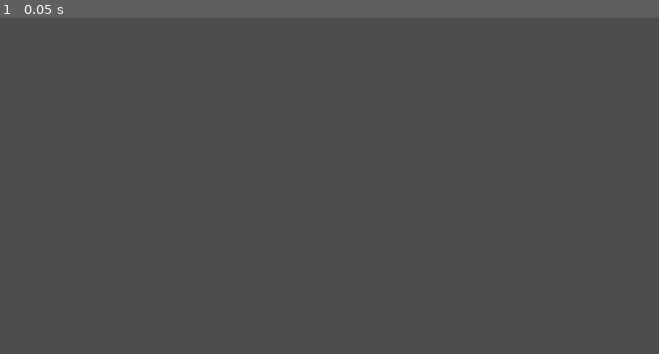
Above: before the commit, frame 1.
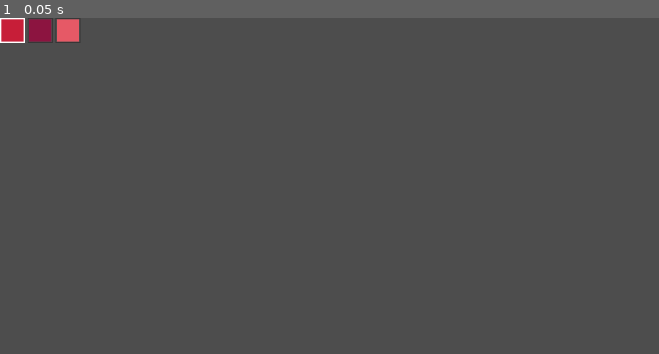
Above: after the commit, the same moment.

Repository: anshagarova/FAMU-Game-Jam-2026
Game: Godot game, scene res://Scripts/Scene.tscn
Two runs of this game, one before a commit and one after it. Both use one fixed random seed, a clock stepped at 60 frames per second and the inputs below. The project has no main scene, so this scene is started directly.
Inputs:
- Up to frame 1 (0.05 s): no input

The runs differ from the first frame. In frame 1, 0.7% of the frame differs, in the area x 0-12%, y 0-8%.

Commit message:
Added scripts for two brushes and a color pallet

Diff:
--- a/Scripts/Scene.tscn
+++ b/Scripts/Scene.tscn
@@ -1,6 +1,20 @@
 [gd_scene format=3 uid="uid://bdh7najgc4eup"]
 
-[ext_resource type="Script" uid="uid://b7mnjofsqo2rw" path="res://Scripts/makeup_brush_soft.gd" id="1_14o72"]
+[ext_resource type="Script" uid="uid://b7mnjofsqo2rw" path="res://Scripts/makeup_brush_soft.gd" id="1_pjifk"]
+[ext_resource type="Script" uid="uid://c41lmpi2r4qhm" path="res://Scripts/pallet.gd" id="2_mx7i8"]
+[ext_resource type="Script" uid="uid://bx83igllljdg" path="res://Scripts/controller.gd" id="3_pjifk"]
 
-[node name="Node2D" type="Node2D" unique_id=1566636509]
-script = ExtResource("1_14o72")
+[node name="Node2D" type="Node2D" unique_id=1749975836]
+
+[node name="Brush" type="Node2D" parent="." unique_id=1683283584 node_paths=PackedStringArray("palette")]
+script = ExtResource("1_pjifk")
+palette = NodePath("../Pallet")
+
+[node name="Pallet" type="Control" parent="." unique_id=1676433088]
+layout_mode = 3
+anchors_preset = 0
+script = ExtResource("2_mx7i8")
+
+[node name="Controller" type="Node2D" parent="." unique_id=4187562]
+script = ExtResource("3_pjifk")
+brush_node = NodePath("../Brush")
--- /dev/null
+++ b/Scripts/controller.gd
@@ -0,0 +1,19 @@
+extends Node2D
+
+@export var brush_node: NodePath
+var brush: Node = null
+
+func _ready():
+	brush = get_node(brush_node)
+
+func _input(event):
+	if not brush:
+		return
+
+	if event is InputEventMouseButton and event.button_index == MOUSE_BUTTON_LEFT:
+		if event.pressed:
+			brush.start_painting(event.position)
+		else:
+			brush.stop_painting()
+	elif event is InputEventMouseMotion:
+		brush.paint_motion(event.position)
--- a/Scripts/makeup_brush_lipstick.gd
+++ b/Scripts/makeup_brush_lipstick.gd
@@ -1,13 +1,12 @@
-@tool
 extends Node2D
 
-@export var brush_color: Color = Color(0.78, 0.12, 0.22, 1.0)
 @export var brush_radius: float = 10.0
-@export var softness: float = 0.20
+@export var softness: float = 0.2
 @export var bristle_count: int = 50
 @export var max_alpha: float = 0.45
 @export var spacing: float = 1.0
-@export var erase_mode: bool = false
+var brush_color: Color = Color(0.78, 0.12, 0.22, 1.0)
+var erase_mode: bool = false
 
 var _canvas: Image
 var _texture: ImageTexture
@@ -16,12 +15,20 @@
 var _last_pos: Vector2 = Vector2.INF
 var _painting: bool = false
 
+@export var palette: Node
+
 func _ready() -> void:
 	_rng.randomize()
 	_init_canvas()
 
-func _init_canvas() -> void:
-	var vp_size := get_viewport_rect().size
+	if palette != null:
+		palette.color_changed.connect(func(c: Color): brush_color = c)
+		print("MakeupBrush: connected to palette")
+	else:
+		push_warning("MakeupBrush: no palette assigned in Inspector")
+
+func _init_canvas():
+	var vp_size = get_viewport_rect().size
 	_canvas = Image.create(int(vp_size.x), int(vp_size.y), false, Image.FORMAT_RGBA8)
 	_canvas.fill(Color(0, 0, 0, 0))
 	_texture = ImageTexture.create_from_image(_canvas)
@@ -31,79 +38,71 @@
 	_sprite.position = Vector2.ZERO
 	add_child(_sprite)
 
-func _input(event: InputEvent) -> void:
-	if event is InputEventMouseButton and event.button_index == MOUSE_BUTTON_LEFT:
-		_painting = event.pressed
-		if _painting:
-			_last_pos = Vector2.INF
-	if event is InputEventMouseMotion and _painting:
-		_try_stamp(event.position)
-	if event is InputEventMouseButton and event.pressed and event.button_index == MOUSE_BUTTON_LEFT:
-		_try_stamp(event.position)
+func set_brush_color(c: Color):
+	brush_color = c
 
-func _try_stamp(pos: Vector2) -> void:
+func set_erase_mode(active: bool):
+	erase_mode = active
+
+func start_painting(pos: Vector2):
+	_painting = true
+	_last_pos = Vector2.INF
+	_try_stamp(pos)
+
+func stop_painting():
+	_painting = false
+
+func paint_motion(pos: Vector2):
+	if _painting:
+		_try_stamp(pos)
+
+func _try_stamp(pos: Vector2):
 	if _last_pos.distance_to(pos) >= spacing or _last_pos == Vector2.INF:
 		_stamp(pos)
 		_last_pos = pos
 
-func _stamp(center: Vector2) -> void:
+func _stamp(center: Vector2):
 	for i in bristle_count:
-		var angle := _rng.randf() * TAU
-
-		var t := sqrt(_rng.randf())
-		var dist := t * brush_radius
-
-		var rim_t := dist / brush_radius
-		var fade_start := 1.0 - softness
-		var soft_factor: float
-		if rim_t <= fade_start:
-			soft_factor = 1.0
-		else:
-			soft_factor = 1.0 - (rim_t - fade_start) / max(softness, 0.001)
-
-		var alpha := max_alpha * soft_factor
-		alpha *= _rng.randf_range(0.85, 1.0)
-
+		var angle = _rng.randf() * TAU
+		var t = sqrt(_rng.randf())
+		var dist = t * brush_radius
+		var rim_t = dist / brush_radius
+		var fade_start = 1.0 - softness
+		var soft_factor = 1.0 if rim_t <= fade_start else 1.0 - (rim_t - fade_start)/max(softness, 0.001)
+		var alpha = max_alpha * soft_factor * _rng.randf_range(0.85, 1.0)
 		if erase_mode:
 			alpha = -alpha
-
-		var px := int(center.x + cos(angle) * dist)
-		var py := int(center.y + sin(angle) * dist)
-
+		var px = int(center.x + cos(angle) * dist)
+		var py = int(center.y + sin(angle) * dist)
 		if px < 0 or py < 0 or px >= _canvas.get_width() or py >= _canvas.get_height():
 			continue
-
-		var dot_r: int = _rng.randi_range(1, 2)
-		_paint_dot(px, py, dot_r, alpha)
-
+		_paint_dot(px, py, _rng.randi_range(1, 2), alpha)
 	_texture.update(_canvas)
 
-func _paint_dot(cx: int, cy: int, r: int, alpha: float) -> void:
-	for dy in range(-r, r + 1):
-		for dx in range(-r, r + 1):
-			if dx * dx + dy * dy > r * r:
+func _paint_dot(cx: int, cy: int, r: int, alpha: float):
+	for dy in range(-r, r+1):
+		for dx in range(-r, r+1):
+			if dx*dx + dy*dy > r*r:
 				continue
-			var x := cx + dx
-			var y := cy + dy
+			var x = cx + dx
+			var y = cy + dy
 			if x < 0 or y < 0 or x >= _canvas.get_width() or y >= _canvas.get_height():
 				continue
-
 			var existing: Color = _canvas.get_pixel(x, y)
-
 			if erase_mode:
 				existing.a = clampf(existing.a + alpha, 0.0, 1.0)
 				_canvas.set_pixel(x, y, existing)
 			else:
-				var src_a := clampf(alpha, 0.0, 1.0)
-				var dst_a := existing.a
-				var out_a := src_a + dst_a * (1.0 - src_a)
+				var src_a = clampf(alpha, 0.0, 1.0)
+				var dst_a = existing.a
+				var out_a = src_a + dst_a * (1.0 - src_a)
 				if out_a > 0.0:
-					var out_r := (brush_color.r * src_a + existing.r * dst_a * (1.0 - src_a)) / out_a
-					var out_g := (brush_color.g * src_a + existing.g * dst_a * (1.0 - src_a)) / out_a
-					var out_b := (brush_color.b * src_a + existing.b * dst_a * (1.0 - src_a)) / out_a
+					var out_r = (brush_color.r * src_a + existing.r * dst_a * (1.0 - src_a))/out_a
+					var out_g = (brush_color.g * src_a + existing.g * dst_a * (1.0 - src_a))/out_a
+					var out_b = (brush_color.b * src_a + existing.b * dst_a * (1.0 - src_a))/out_a
 					_canvas.set_pixel(x, y, Color(out_r, out_g, out_b, out_a))
 
-func clear() -> void:
-	_canvas.fill(Color(0, 0, 0, 0))
+func clear():
+	_canvas.fill(Color(0,0,0,0))
 	_texture.update(_canvas)
 	_last_pos = Vector2.INF
--- a/Scripts/makeup_brush_soft.gd
+++ b/Scripts/makeup_brush_soft.gd
@@ -1,13 +1,15 @@
 @tool
 extends Node2D
 
-@export var brush_color: Color = Color(0.85, 0.4, 0.55, 1.0)   ## Base brush color
-@export var brush_radius: float = 30.0                           ## Outer radius of the brush head
-@export var softness: float = 0.85                               ## 0 = hard, 1 = very soft (controls inner fade)
-@export var bristle_count: int = 120                             ## Number of micro-dots per stamp
-@export var max_alpha: float = 0.08                              ## Max opacity per bristle dot
-@export var spacing: float = 3.0                                 ## Min pixel distance between stamps while dragging
-@export var erase_mode: bool = false                             ## Erase instead of paint
+var brush_color: Color = Color(0.85, 0.4, 0.55, 1.0)
+
+@export var brush_radius: float = 30.0
+@export var softness: float = 0.85
+@export var bristle_count: int = 120
+@export var max_alpha: float = 0.08
+@export var spacing: float = 3.0
+@export var erase_mode: bool = false
+@export var palette: Node
 
 var _canvas: Image
 var _texture: ImageTexture
@@ -20,101 +22,88 @@
 	_rng.randomize()
 	_init_canvas()
 
-func _init_canvas() -> void:
-	var vp_size := get_viewport_rect().size
+	if palette != null:
+		palette.color_changed.connect(func(c: Color): brush_color = c)
+		print("MakeupBrush: connected to palette")
+	else:
+		push_warning("MakeupBrush: no palette assigned in Inspector")
+
+func _init_canvas():
+	var vp_size = get_viewport_rect().size
 	_canvas = Image.create(int(vp_size.x), int(vp_size.y), false, Image.FORMAT_RGBA8)
 	_canvas.fill(Color(0, 0, 0, 0))
-
 	_texture = ImageTexture.create_from_image(_canvas)
-
 	_sprite = Sprite2D.new()
 	_sprite.texture = _texture
 	_sprite.centered = false
 	_sprite.position = Vector2.ZERO
 	add_child(_sprite)
 
-func _input(event: InputEvent) -> void:
-	if event is InputEventMouseButton and event.button_index == MOUSE_BUTTON_LEFT:
-		_painting = event.pressed
-		if _painting:
-			_last_pos = Vector2.INF
+func set_brush_color(c: Color):
+	brush_color = c
 
-	if event is InputEventMouseMotion and _painting:
-		_try_stamp(event.position)
+func set_erase_mode(active: bool):
+	erase_mode = active
 
-	if event is InputEventMouseButton and event.pressed and event.button_index == MOUSE_BUTTON_LEFT:
-		_try_stamp(event.position)
+func start_painting(pos: Vector2):
+	_painting = true
+	_last_pos = Vector2.INF
+	_try_stamp(pos)
 
-func _try_stamp(pos: Vector2) -> void:
+func stop_painting():
+	_painting = false
 
+func paint_motion(pos: Vector2):
+	if _painting:
+		_try_stamp(pos)
+
+func _try_stamp(pos: Vector2):
 	if _last_pos.distance_to(pos) >= spacing or _last_pos == Vector2.INF:
 		_stamp(pos)
 		_last_pos = pos
 
-func _stamp(center: Vector2) -> void:
+func _stamp(center: Vector2):
 	for i in bristle_count:
-
-		var angle := _rng.randf() * TAU
-
-		var t := pow(_rng.randf(), 0.5)
-		var dist := t * brush_radius
-
-		var rim_t := dist / brush_radius
-		var soft_factor: float
-		if softness <= 0.0:
-			soft_factor = 1.0
-		else:
-
-			var peak := 1.0 - softness
-			soft_factor = 1.0 - abs(rim_t - peak) / max(peak, 1.0 - peak)
-			soft_factor = clampf(soft_factor, 0.0, 1.0)
-			soft_factor = pow(soft_factor, 1.5)
-
-		var alpha := max_alpha * soft_factor * _rng.randf_range(0.3, 1.0)
-
+		var angle = _rng.randf() * TAU
+		var t = sqrt(_rng.randf())
+		var dist = t * brush_radius
+		var rim_t = dist / brush_radius
+		var fade_start = 1.0 - softness
+		var soft_factor = 1.0 if rim_t <= fade_start else 1.0 - (rim_t - fade_start)/max(softness, 0.001)
+		var alpha = max_alpha * soft_factor * _rng.randf_range(0.85, 1.0)
 		if erase_mode:
 			alpha = -alpha
-
-		var px := int(center.x + cos(angle) * dist)
-		var py := int(center.y + sin(angle) * dist)
-
+		var px = int(center.x + cos(angle) * dist)
+		var py = int(center.y + sin(angle) * dist)
 		if px < 0 or py < 0 or px >= _canvas.get_width() or py >= _canvas.get_height():
 			continue
-
-		var dot_r: int = _rng.randi_range(1, 3)
-		_paint_dot(px, py, dot_r, alpha)
-
+		_paint_dot(px, py, _rng.randi_range(1, 2), alpha)
 	_texture.update(_canvas)
 
-func _paint_dot(cx: int, cy: int, r: int, alpha: float) -> void:
-	for dy in range(-r, r + 1):
-		for dx in range(-r, r + 1):
-			if dx * dx + dy * dy > r * r:
+func _paint_dot(cx: int, cy: int, r: int, alpha: float):
+	for dy in range(-r, r+1):
+		for dx in range(-r, r+1):
+			if dx*dx + dy*dy > r*r:
 				continue
-			var x := cx + dx
-			var y := cy + dy
+			var x = cx + dx
+			var y = cy + dy
 			if x < 0 or y < 0 or x >= _canvas.get_width() or y >= _canvas.get_height():
 				continue
-
 			var existing: Color = _canvas.get_pixel(x, y)
-
 			if erase_mode:
-
-				var new_a := clampf(existing.a + alpha, 0.0, 1.0)
-				existing.a = new_a
+				existing.a = clampf(existing.a + alpha, 0.0, 1.0)
 				_canvas.set_pixel(x, y, existing)
 			else:
-
-				var src := Color(brush_color.r, brush_color.g, brush_color.b, alpha)
-				var dst := existing
-				var out_a := src.a + dst.a * (1.0 - src.a)
+				var src_a = clampf(alpha, 0.0, 1.0)
+				var dst_a = existing.a
+				var out_a = src_a + dst_a * (1.0 - src_a)
 				if out_a > 0.0:
-					var out_r := (src.r * src.a + dst.r * dst.a * (1.0 - src.a)) / out_a
-					var out_g := (src.g * src.a + dst.g * dst.a * (1.0 - src.a)) / out_a
-					var out_b := (src.b * src.a + dst.b * dst.a * (1.0 - src.a)) / out_a
+					var out_r = (brush_color.r * src_a + existing.r * dst_a * (1.0 - src_a))/out_a
+					var out_g = (brush_color.g * src_a + existing.g * dst_a * (1.0 - src_a))/out_a
+					var out_b = (brush_color.b * src_a + existing.b * dst_a * (1.0 - src_a))/out_a
 					_canvas.set_pixel(x, y, Color(out_r, out_g, out_b, out_a))
 
-func clear() -> void:
-	_canvas.fill(Color(0, 0, 0, 0))
+func clear():
+	_canvas.fill(Color(0,0,0,0))
 	_texture.update(_canvas)
 	_last_pos = Vector2.INF
--- /dev/null
+++ b/Scripts/pallet.gd
@@ -0,0 +1,70 @@
+extends Control
+
+signal color_changed(color: Color)
+signal clear_requested()
+
+@export var colors: Array[Color] = [
+	Color(0.78, 0.12, 0.22),
+	Color(0.55, 0.08, 0.25),
+	Color(0.90, 0.35, 0.40)
+]
+
+var _active_index: int = 0
+var _swatches: Array = []
+
+func _ready():
+	print("ColorPalette _ready fired")
+	_init_ui()
+
+func _init_ui():
+	const SWATCH_SIZE = 36
+	const SWATCH_PAD  = 4
+
+	for i in colors.size():
+		var swatch = Panel.new()
+		swatch.custom_minimum_size = Vector2(SWATCH_SIZE, SWATCH_SIZE)
+		swatch.size = Vector2(SWATCH_SIZE, SWATCH_SIZE)
+		swatch.position = Vector2(i * (SWATCH_SIZE + SWATCH_PAD), 0)
+		swatch.mouse_filter = Control.MOUSE_FILTER_STOP  # stop clicks here
+
+		var preview = ColorRect.new()
+		preview.color = colors[i]
+		preview.size = Vector2(SWATCH_SIZE - 4, SWATCH_SIZE - 4)
+		preview.position = Vector2(2, 2)
+		preview.mouse_filter = Control.MOUSE_FILTER_IGNORE
+		swatch.add_child(preview)
+
+		swatch.connect("gui_input", _on_swatch_input.bind(i))
+
+		add_child(swatch)
+		_swatches.append(swatch)
+
+	_select_swatch(0)
+
+func _on_swatch_input(event: InputEvent, index: int):
+	if event is InputEventMouseButton and event.button_index == MOUSE_BUTTON_LEFT and event.pressed:
+		print("Swatch clicked: ", index)
+		_select_swatch(index)
+
+func _select_swatch(index: int):
+	_active_index = index
+
+	for i in _swatches.size():
+		var style = StyleBoxFlat.new()
+		style.bg_color = Color(0, 0, 0, 0)
+		if i == index:
+			style.border_width_top    = 2
+			style.border_width_left   = 2
+			style.border_width_right  = 2
+			style.border_width_bottom = 2
+			style.border_color = Color(1, 1, 1)
+		else:
+			style.border_width_top    = 1
+			style.border_width_left   = 1
+			style.border_width_right  = 1
+			style.border_width_bottom = 1
+			style.border_color = Color(0.2, 0.2, 0.2)
+		_swatches[i].add_theme_stylebox_override("panel", style)
+
+	color_changed.emit(colors[index])
+	print("Selected color: ", colors[index])
Not shown, added: Scripts/controller.gd.uid
Not shown, added: Scripts/pallet.gd.uid
